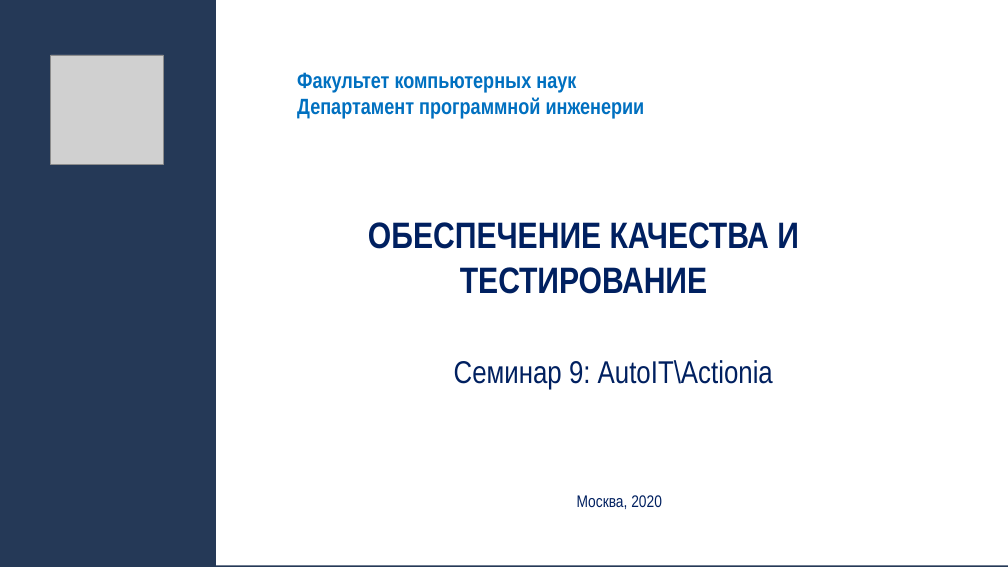
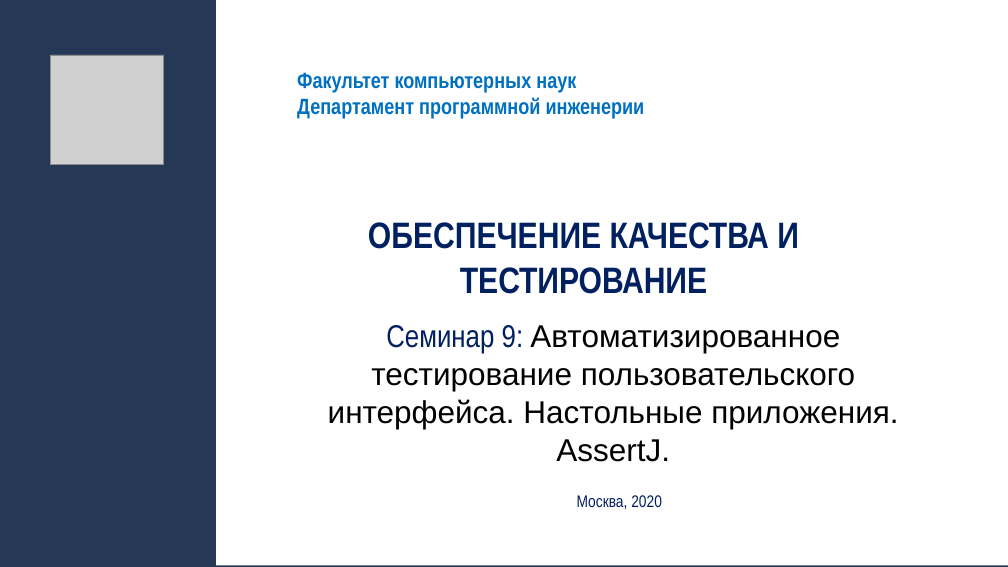
Before and after one commit to andrewt0301/qa-testing-course, a slide deck: slide 1 of seminars/seminar09/Seminar09.pptx. Drawn at 1008x567 pixels with LibreOffice and Linux fonts; fonts in the diff are those of the drawing; grey boxes stand for pictures. Boxes give left, top, right and bottom in pixels: in the first picture for what was removed or moved away, otherwise in the second. Text is boxed around its words. In the diff, an @@ line names an element or a change of style, - is before the commit and + after.

```diff
--- a/seminars/seminar09/Seminar09.pptx
+++ b/seminars/seminar09/Seminar09.pptx
@@ text at [328,325,898,462]: text changed; font Arial Narrow to Arial; text colour #002060 to #000000 @@
-Семинар 9: AutoIT\Actionia
+Семинар 9: Автоматизированное тестирование пользовательского интерфейса. Настольные приложения.
+AssertJ.
```
Also in this commit, not shown: 6 other slides changed, 5 slides added, 6 slides removed, 1 other file.
